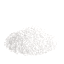
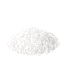
Layer changes from the first 64 x 64 image to the second:
painted on "sugar.png" over [4, 25, 60, 56]
